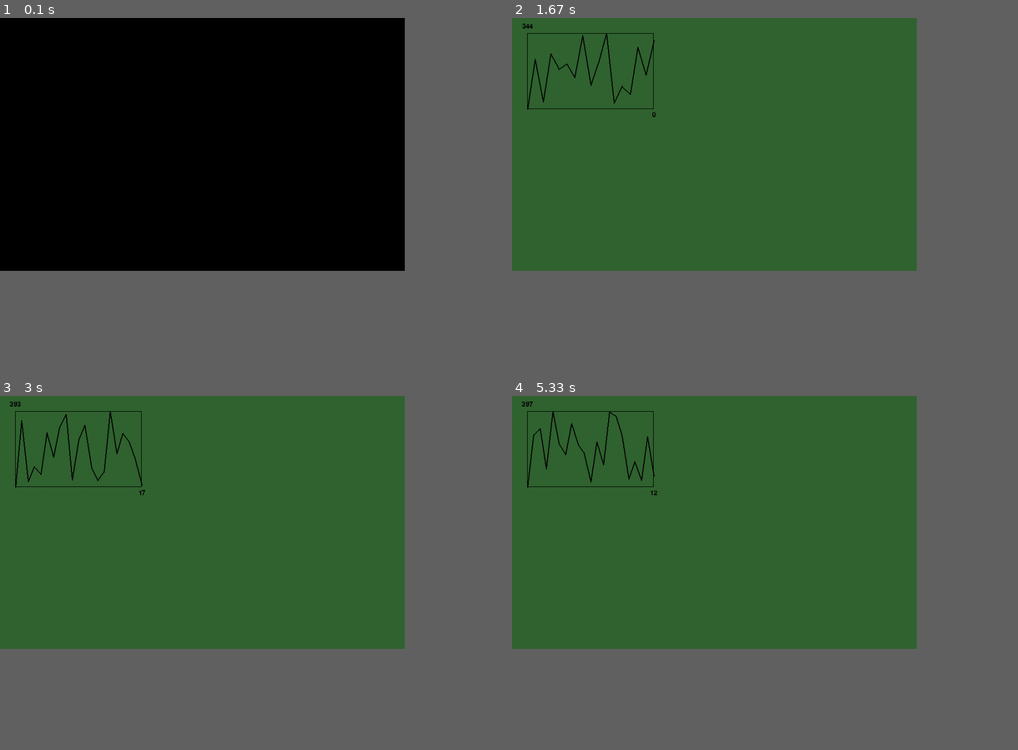
Above: before the commit, frames 1-4 (two rows, left to right).
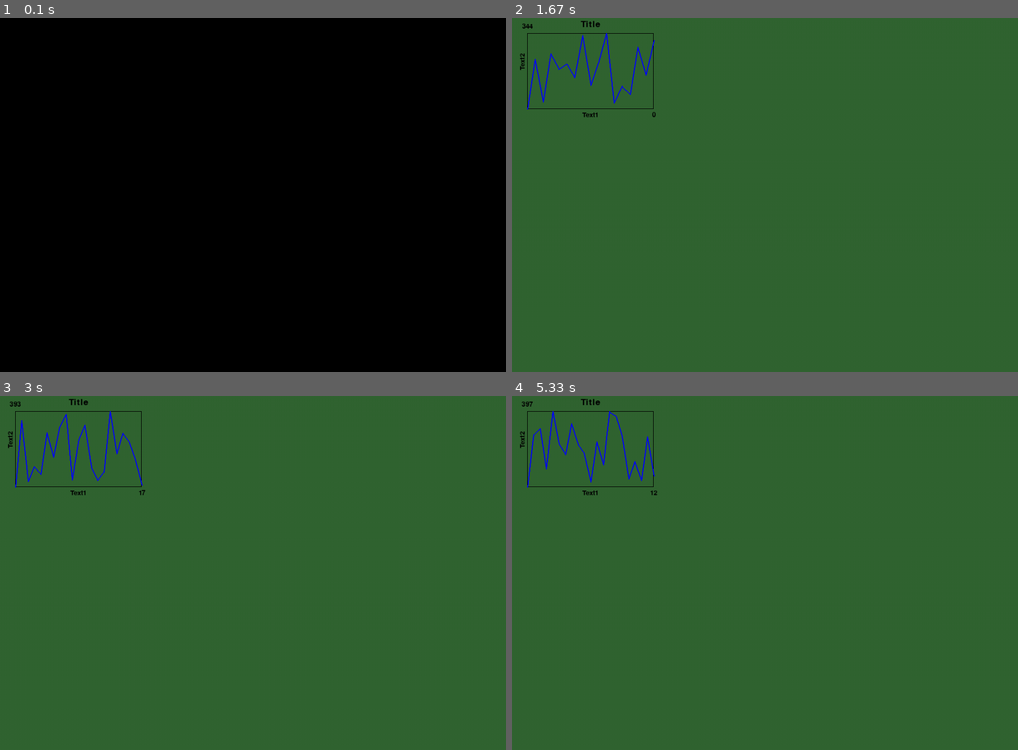
Above: after the commit, the same moments.

Repository: vallenov/pygamegraph
Game: pygame game, started from example.py
Two runs of this game, one before a commit and one after it. Both use one fixed random seed, a clock stepped at 60 frames per second and the inputs below.
Inputs:
- Up to frame 1 (0.1 s): no input
- Up to frame 2 (1.67 s): no input
- Up to frame 3 (3 s): no input
- Up to frame 4 (5.33 s): no input
In our replay, the window is 720x450 before the commit and 900x630 after it. These sizes can differ from the game's own. Grey fills any space a smaller window leaves; there, only what the larger window draws over its background counts as a difference.

The runs differ from the first frame. In frame 1, only the window size differs. In frame 2, 0.5% of the frame differs, in the area x 1-29%, y 0-29%; in frame 3, 0.6%; in frame 4, 0.6%.

Commit message:
use new features

Diff:
--- a/example.py
+++ b/example.py
@@ -3,8 +3,8 @@
 
 from pygamegraph.base_graph import BaseGraph
 
-HEIGHT = 500
-WIDTH = 800
+HEIGHT = 700
+WIDTH = 1000
 MAXLEN = 20
 FPS = 10
 GREEN = (50, 100, 50)
@@ -30,7 +30,10 @@
         )
         graph.rect.left = 30  # left graph edge
         graph.rect.top = 30  # top graph edge
-        graph.color = BLUE  # color of the line
+        graph.title.text = 'Title'
+        graph.xlabel.text = 'Text1'
+        graph.ylabel.text = 'Text2'
+        graph.line_color = BLUE  # color of the line
         running = True
         while running:
             self.clock.tick(FPS)
